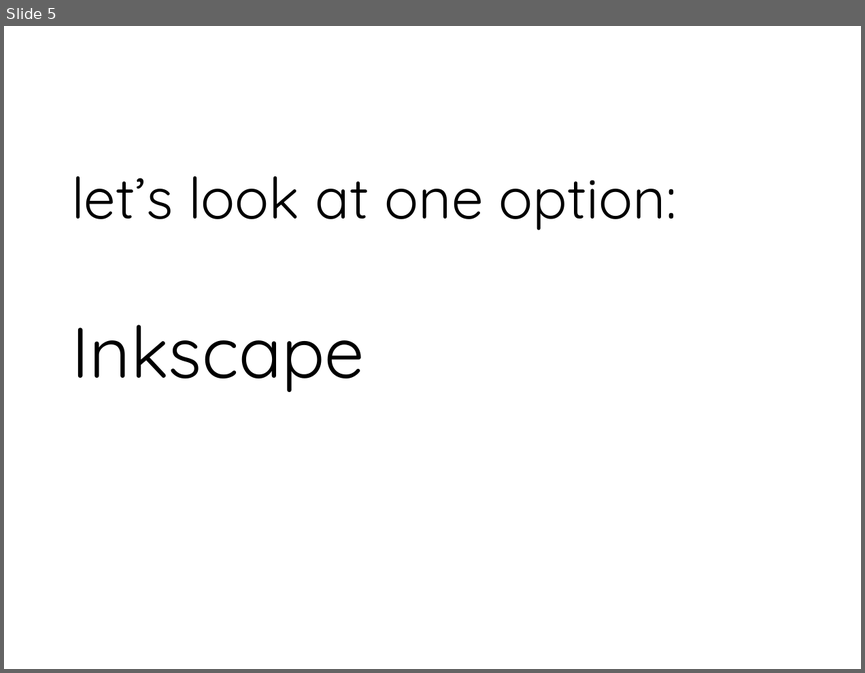
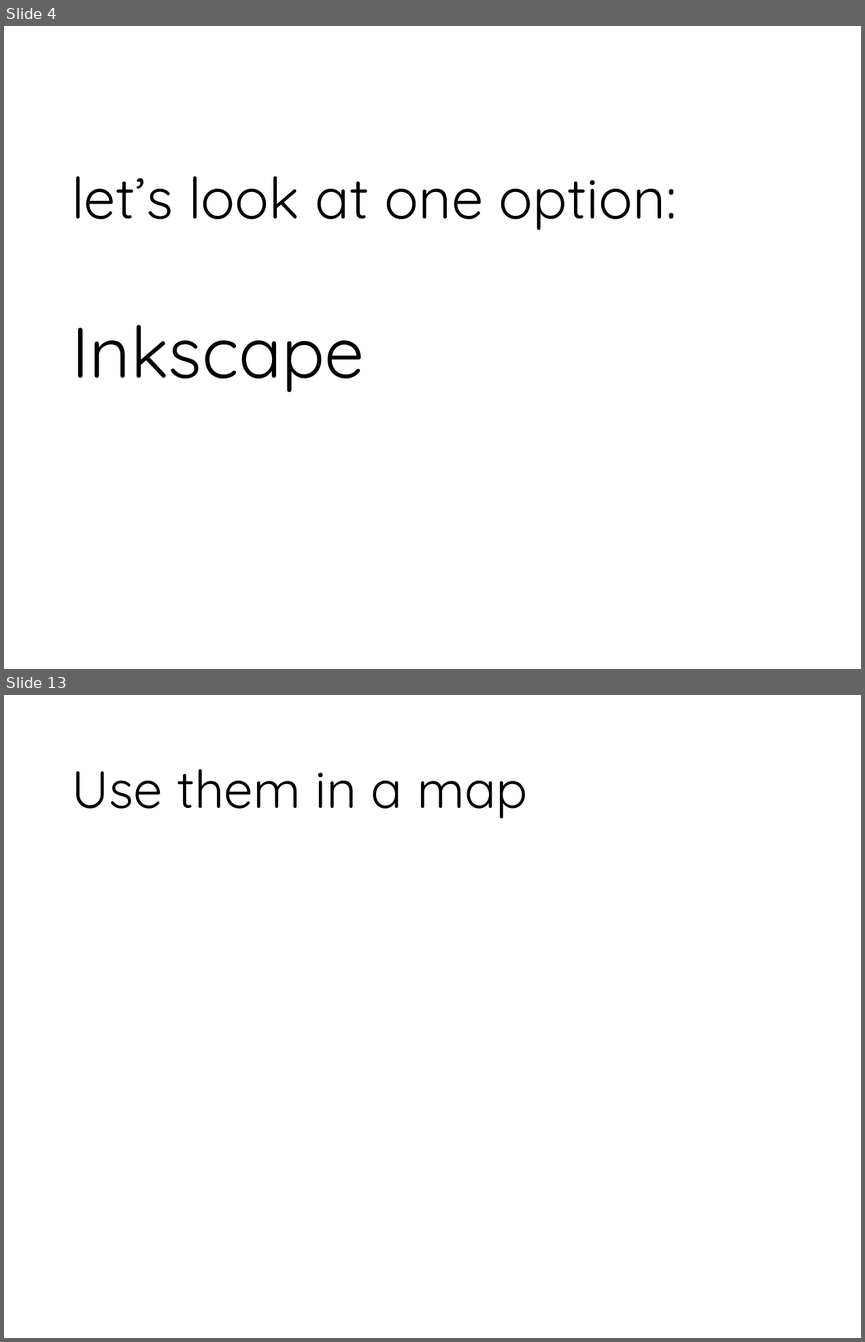
Before and after one commit to MicheleTobias/OpenSourceCartography, a slide deck: Talk/Slides/Custom QGIS Symbols with Inkscape.pptx. Shown one above the other, each under a label of ours: slide 5 before the commit, slides 4 and 13 after it; the slides between them are not shown. The pictures are 865x673 and 865x1342 pixels, drawn with LibreOffice and Linux fonts; fonts in the diff are those of the drawing; background and template pictures are left out. Boxes give left, top, right and bottom in pixels: in the first picture for what was removed or moved away, otherwise in the second. Text is boxed around its words. In the diff, an @@ line names an element or a change of style, - is before the commit and + after.

```diff
--- a/Talk/Slides/Custom QGIS Symbols with Inkscape.pptx
+++ b/Talk/Slides/Custom QGIS Symbols with Inkscape.pptx
@@ slide 13 added at (4, 695, 861, 1338), background picture (left out) @@
@@ title added at (71, 769, 528, 819), 44 pt, text #000000 @@
+Use them in a map
@@ what was slide 5 is now slide 4 @@
```
Also in this commit, not shown: 3 slides changed, 5 other slides added, 1 slide removed, 3 other files.
